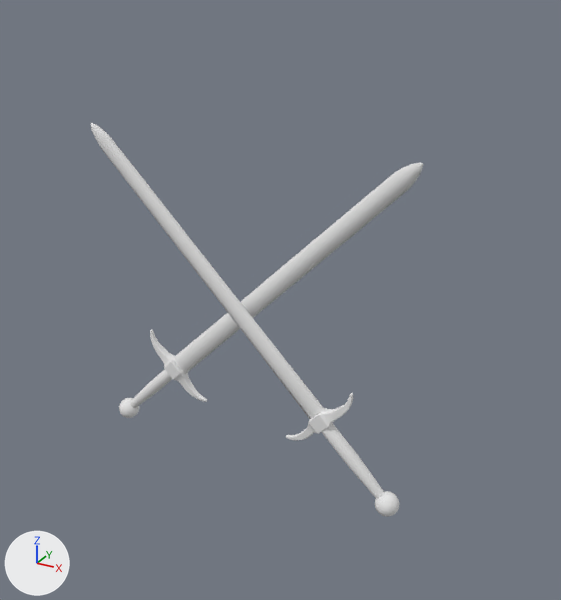
The OBJ model game/assets/models/Perk_Dmg.obj, before and after one commit.
The view is the same before and after, from a 50 mm lens placed at (1.91, -3.07, 1.74), pointed at (0.14, 0.14, 0.13). Arrows for +X, +Y and +Z are at lower left; the lights stay in place. Where no turn or scale is listed for an object, it has been applied to the vertices.

Names of what the first picture shows: 'Perk_Dmg'.
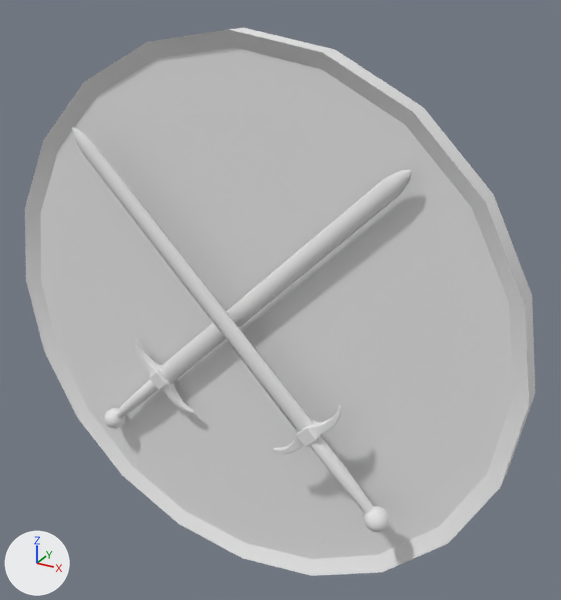
Boxes (x1, y1, x2, y2) around the edits, measured in the pictures (561 x 600 px; the box of a moved part takes in the faces that stretch with it):
```json
{"object": "Perk_Dmg", "change": "reshaped", "before": [90, 123, 423, 517], "after": [25, 28, 535, 576], "on screen": "53% wider, 39% taller"}
{"part": 1, "of": "me_perk_dmg", "change": "added", "after": [104, 408, 125, 429]}
{"part": 2, "of": "me_perk_dmg", "change": "moved or reshaped", "before": [173, 163, 423, 374], "after": [159, 170, 412, 385]}
{"part": 3, "of": "me_perk_dmg", "change": "moved or reshaped", "before": [130, 369, 172, 408], "after": [116, 380, 158, 418]}
{"part": 4, "of": "me_perk_dmg", "change": "moved or reshaped", "before": [150, 330, 207, 402], "after": [135, 339, 194, 413]}
{"part": 5, "of": "me_perk_dmg", "change": "added", "after": [364, 506, 390, 532]}
{"part": 6, "of": "me_perk_dmg", "change": "moved or reshaped", "before": [90, 123, 326, 419], "after": [72, 128, 314, 432]}
{"part": 7, "of": "me_perk_dmg", "change": "moved or reshaped", "before": [322, 423, 384, 499], "after": [309, 436, 374, 514]}
{"part": 8, "of": "me_perk_dmg", "change": "moved or reshaped", "before": [286, 393, 353, 441], "after": [273, 406, 342, 454]}
{"part": 9, "of": "me_perk_dmg", "change": "added", "after": [41, 47, 513, 559]}
{"part": 10, "of": "me_perk_dmg", "change": "added", "after": [25, 28, 535, 576]}
{"part": 11, "of": "me_perk_dmg", "change": "moved or reshaped", "before": [119, 398, 139, 418], "on screen": "not visible afterwards"}
{"part": 12, "of": "me_perk_dmg", "change": "moved or reshaped", "before": [375, 491, 399, 517], "on screen": "not visible afterwards"}
```

Scene script edits in JSON lines:
```json
{"block": "me_perk_dmg", "where": "# used by ob_perk_dmg; location = (0.0, 0.0, 0.0)"}
{"op": "remove", "block": "me_perk_dmg", "code": "me_perk_dmg.from_pydata(...)  # 1768 vertices, 1834 faces; spans x -0.91..0.91, y -0.11..0.11, z -0.81..0.98"}
{"op": "add", "block": "me_perk_dmg", "code": "me_perk_dmg.from_pydata(...)  # 3718 vertices, 3824 faces; spans x -1.46..1.46, y -0.24..0.23, z -1.46..1.46"}
{"block": "me_perk_dmg", "change": "me_perk_dmg part 1: the loose piece of 212 vertices spanning x -0.91..-0.79, y -0.01..0.11, z -0.81..-0.69 is copied, and the copy is moved by (0.0, -0.13, 0.0); it spans x -0.91..-0.79, y -0.14..-0.02, z -0.81..-0.69"}
{"block": "me_perk_dmg", "change": "me_perk_dmg part 2: the loose piece of 82 vertices spanning x -0.51..0.88, y 0.02..0.08, z -0.41..0.95 is moved by (0.0, -0.13, 0.0)"}
{"block": "me_perk_dmg", "change": "me_perk_dmg part 3: the loose piece of 62 vertices spanning x -0.83..-0.48, y 0.01..0.09, z -0.73..-0.38 is moved by (0.0, -0.13, 0.0)"}
{"block": "me_perk_dmg", "change": "me_perk_dmg part 4: the loose piece of 528 vertices spanning x -0.64..-0.28, y 0.01..0.09, z -0.54..-0.18 is moved by (0.0, -0.13, 0.0)"}
{"block": "me_perk_dmg", "change": "me_perk_dmg part 5: the loose piece of 212 vertices spanning x 0.79..0.91, y -0.11..0.01, z -0.81..-0.69 is copied, and the copy is moved by (0.0, -0.13, 0.0); it spans x 0.79..0.91, y -0.24..-0.12, z -0.81..-0.69"}
{"block": "me_perk_dmg", "change": "me_perk_dmg part 6: the loose piece of 82 vertices spanning x -0.85..0.51, y -0.08..-0.02, z -0.41..0.98 is moved by (0.0, -0.13, 0.0)"}
{"block": "me_perk_dmg", "change": "me_perk_dmg part 7: the loose piece of 62 vertices spanning x 0.48..0.83, y -0.08..-0.01, z -0.73..-0.38 is moved by (0.0, -0.13, 0.0)"}
{"block": "me_perk_dmg", "change": "me_perk_dmg part 8: the loose piece of 528 vertices spanning x 0.28..0.64, y -0.09..-0.01, z -0.54..-0.18 is moved by (0.0, -0.13, 0.0)"}
{"block": "me_perk_dmg", "change": "me_perk_dmg part 9: a new loose piece of 61 vertices spanning x -1.4..1.4, y -0.02, z -1.4..1.4, in mat_lambert2sg (white #e7e7e7)"}
{"block": "me_perk_dmg", "change": "me_perk_dmg part 10: a new loose piece of 60 vertices spanning x -1.46..1.46, y -0.06..0.06, z -1.46..1.46, in mat_lambert2sg (white #e7e7e7)"}
{"block": "me_perk_dmg", "change": "me_perk_dmg part 11: 210 vertices removed from x -0.91..-0.79, y -0.01..0.11, z -0.81..-0.69; 210 vertices added at x -0.91..-0.79, y 0.12..0.23, z -0.81..-0.69"}
{"block": "me_perk_dmg", "change": "me_perk_dmg part 12: 210 vertices removed from x 0.79..0.91, y -0.11..0.01, z -0.81..-0.69; 210 vertices added at x 0.79..0.91, y 0.02..0.14, z -0.81..-0.69"}
```
